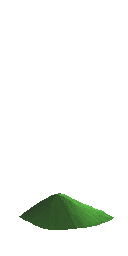
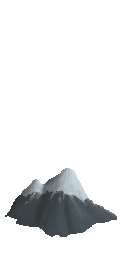
Layer changes from the first 128x256 image to the second:
hid "hill 4" over [19, 193, 114, 230]
showed "mtn 2", painted on it over [5, 168, 117, 237]
showed group "Vegetation" (20 layers) over [9, 168, 117, 237]
